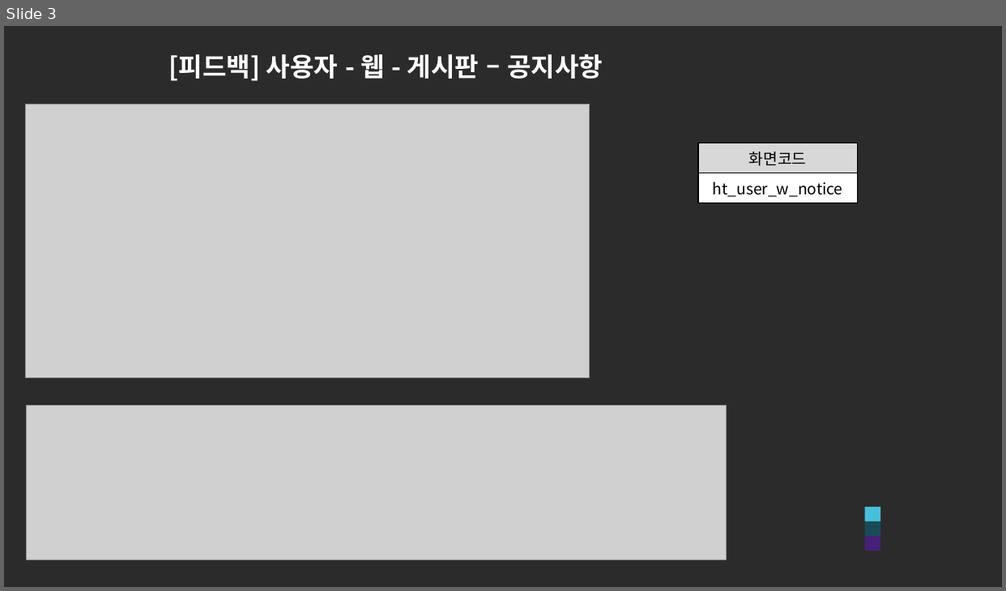
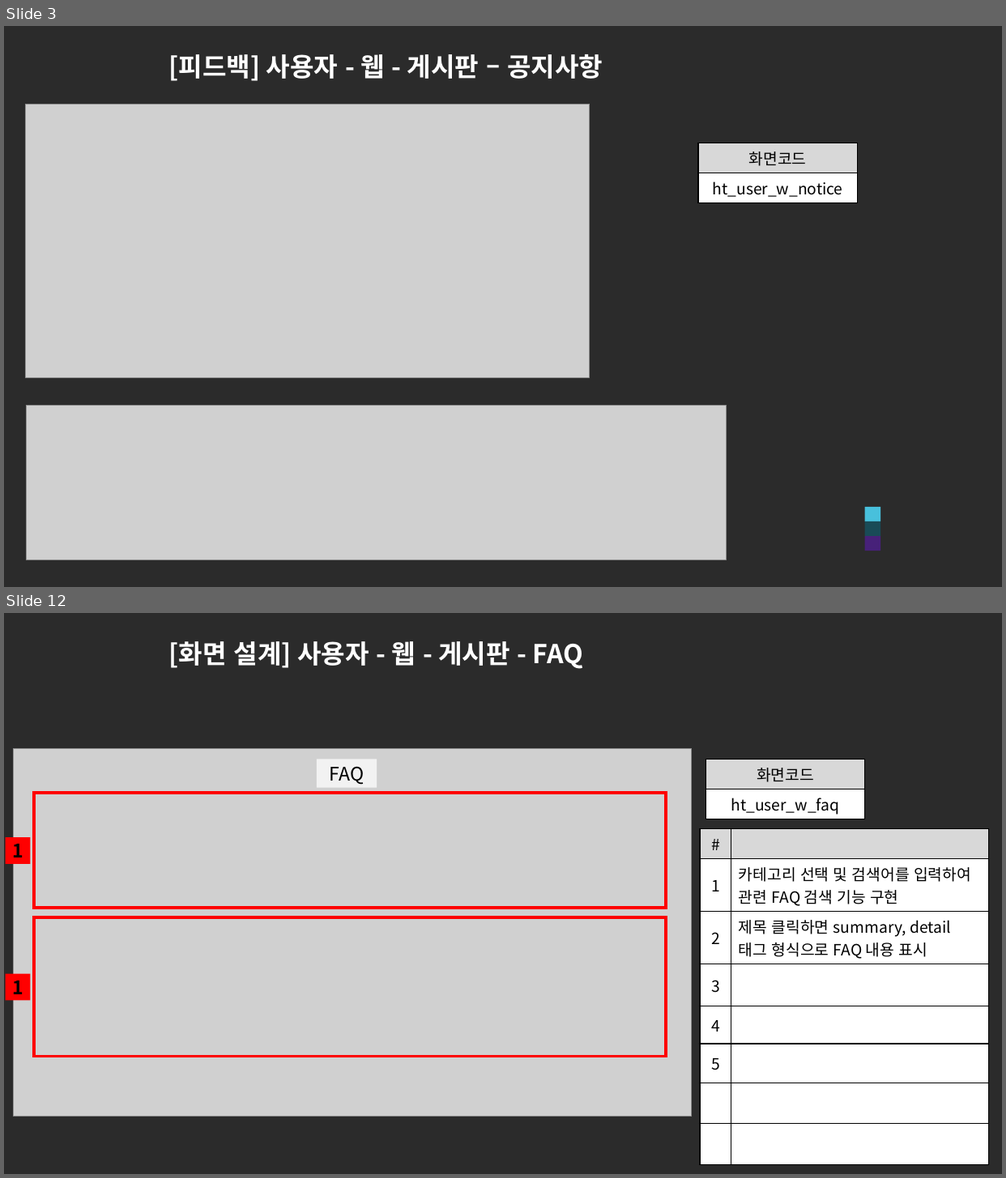
Before and after one commit to ezenteam2/e-Zone, a slide deck: 0 발표용 파워포인트/0501 5차발표/0501 project05 - 파워포인트 - 현태.pptx. Shown one above the other, each under a label of ours: slide 3 before the commit, slides 3 and 12 after it; the slides between them are not shown. The pictures are 1006x591 and 1006x1178 pixels, drawn with LibreOffice and Linux fonts; fonts in the diff are those of the drawing; grey boxes stand for pictures; background and template pictures are left out; a plain dark background stands for a picture behind light text. Boxes give left, top, right and bottom in pixels: in the first picture for what was removed or moved away, otherwise in the second. Text is boxed around its words. In the diff, an @@ line names an element or a change of style, - is before the commit and + after.

```diff
--- a/0 발표용 파워포인트/0501 5차발표/0501 project05 - 파워포인트 - 현태.pptx
+++ b/0 발표용 파워포인트/0501 5차발표/0501 project05 - 파워포인트 - 현태.pptx
@@ slide 12 added at [4,613,1002,1174], background picture (left out) @@
@@ title added at [169,641,583,669], 25 pt, text #FFFFFF, bold @@
+[화면 설계] 사용자 - 웹 - 게시판 - FAQ
@@ picture added at [14,748,692,1117] @@
@@ rectangle added at [317,759,377,787], fill #F2F2F2, 18 pt, text #000000 @@
+FAQ
@@ table added at [705,759,865,818], 2 rows, 1 columns @@
+화면코드
+ht_user_w_faq
@@ rectangle added at [34,794,666,909], outline #FF0000 3 pt @@
@@ table added at [701,828,989,1145], 8 rows, 2 columns @@
+# | 
+1 | 카테고리 선택 및 검색어를 입력하여 관련 FAQ 검색 기능 구현
+2 | 제목 클릭하면 summary, detail 태그 형식으로 FAQ 내용 표시
+3 | 
+4 | 
+5 | 
+ | 
+ | 
@@ rectangle added at [6,837,30,864], fill #FF0000, 18 pt, text #000000, bold @@
+1
@@ rectangle added at [34,918,666,1056], outline #FF0000 3 pt @@
@@ rectangle added at [6,973,30,1000], fill #FF0000, 18 pt, text #000000, bold @@
+1
@@ rectangle added at [865,1094,880,1110], fill #48C0DC @@
@@ rectangle added at [865,1109,880,1123], fill #194B57 @@
@@ rectangle added at [865,1123,880,1139], fill #472179 @@
```
Also in this commit, not shown: 1 slide changed, 20 other slides added, 3 other files.
